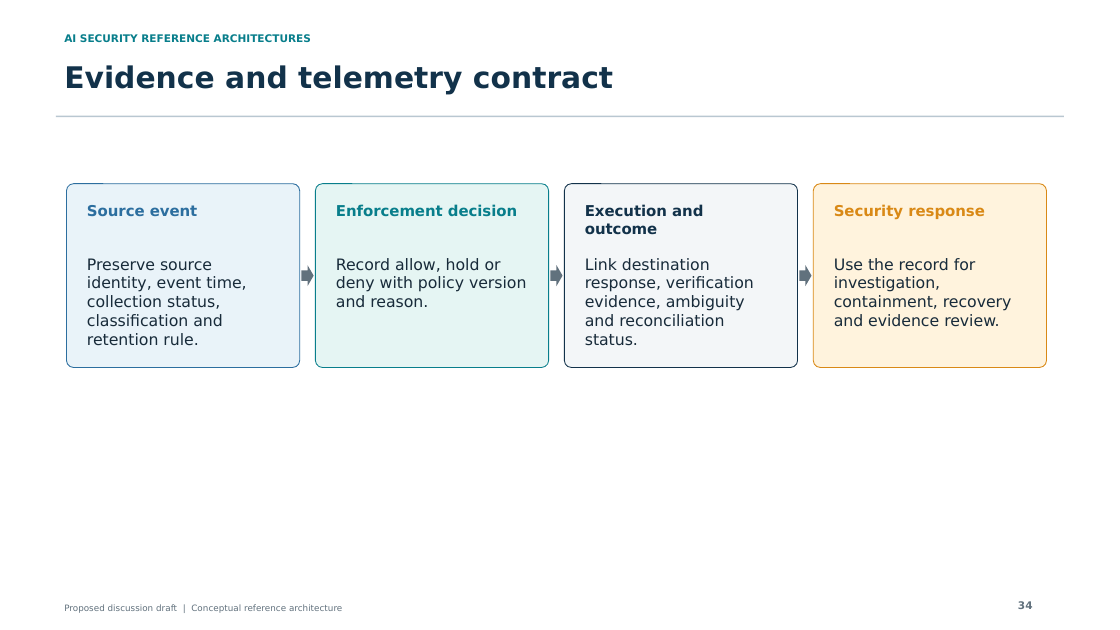
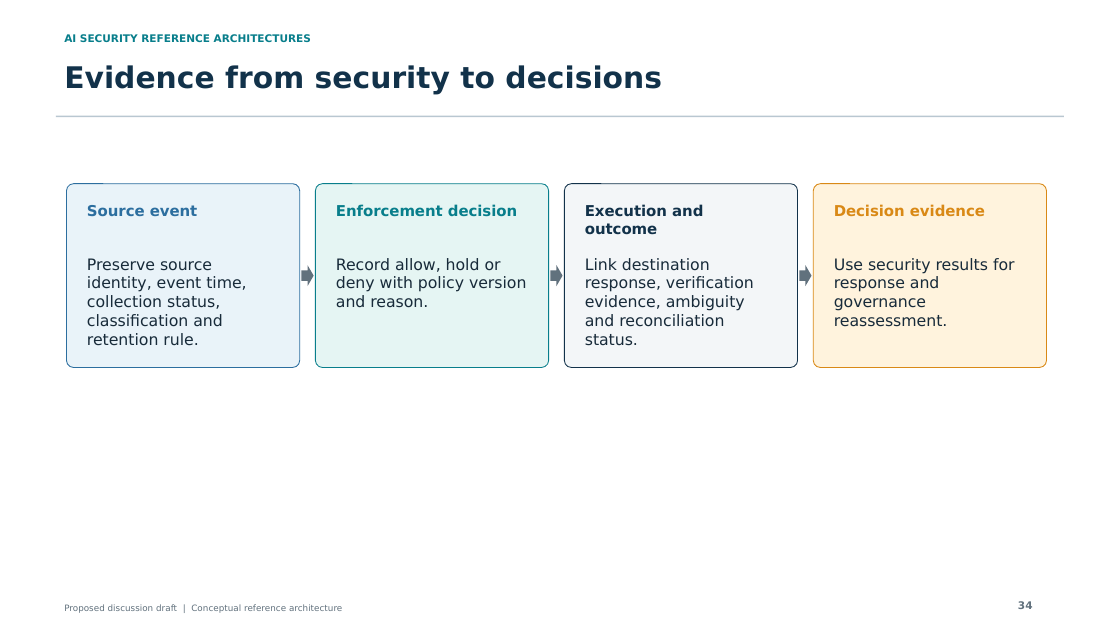
Before and after one commit to jessepike/ai-security-reference-architectures, a slide deck: slide 34 of public/downloads/ai-security-reference-architectures.pptx. Drawn at 1120x630 pixels with LibreOffice and Linux fonts; fonts in the diff are those of the drawing. Boxes give left, top, right and bottom in pixels: in the first picture for what was removed or moved away, otherwise in the second. Text is boxed around its words. In the diff, an @@ line names an element or a change of style, - is before the commit and + after.

Commit message:
feat: integrate governance into the AI security story

```diff
--- a/public/downloads/ai-security-reference-architectures.pptx
+++ b/public/downloads/ai-security-reference-architectures.pptx
@@ text at <box>64,65,662,94</box>: text changed @@
-Evidence and telemetry contract
+Evidence from security to decisions
@@ text at <box>834,204,985,216</box>: text changed @@
-Security response
+Decision evidence
@@ text at <box>834,258,1015,327</box>: text changed @@
-Use the record for investigation, containment, recovery and evidence review.
+Use security results for response and governance reassessment.
```
Also in this commit, not shown: 17 other slides changed, 23 other files.
